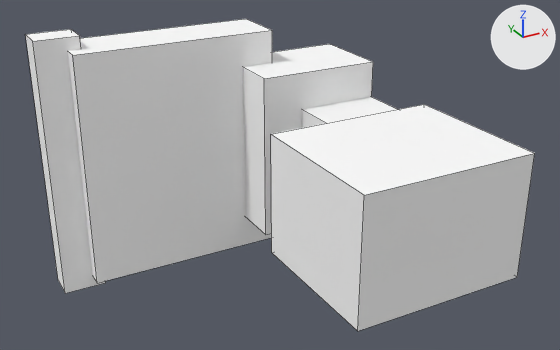
The OBJ model src/main/resources/assets/yuanxian/models/equipment/forging/bench_hoe_4.obj as it was, and as the next commit left it.
Before and after are seen from a 50 mm lens placed at (0.211, -1.055, 0.411), pointed at (0.515, -0.503, 0.135). The lights are fixed; the arrows at upper right show +X, +Y and +Z. The first picture is the older version. Mesh edges are drawn as thin lines. Where no turn or scale is listed for an object, it has been applied to the vertices. Vertices at exactly the same position are counted once.

The scene before the commit, as lines of its bpy script (objects in view):
```python
me_bench_hoe_4 = bpy.data.meshes.new('bench_hoe_4')
me_bench_hoe_4.from_pydata(...)  # 40 vertices, 30 faces; spans x 0.341..0.659, y -0.655..-0.345, z 0.0..0.25
# faces by material slot: [24, 6]
me_bench_hoe_4.materials.append(mat_m0)  # its picture is missing
me_bench_hoe_4.materials.append(mat_m1)  # its picture is missing
# before: 32 (0.341, -0.357, 0.0) at pixel (58, 280), 33 (0.341, -0.385, 0.0) at pixel (65, 293), 34 (0.341, -0.385, 0.25) at pixel (32, 41), 35 (0.341, -0.357, 0.25) at pixel (25, 34), 36 (0.381, -0.385, 0.0) at pixel (105, 282)
# before: 37 (0.381, -0.357, 0.0), 38 (0.381, -0.357, 0.25) at pixel (71, 29), 39 (0.381, -0.385, 0.25) at pixel (79, 35)
ob_bench_hoe_4 = bpy.data.objects.new('bench_hoe_4', me_bench_hoe_4)
ob_bench_hoe_4.location = (0.0, 0.0, 0.0)
```
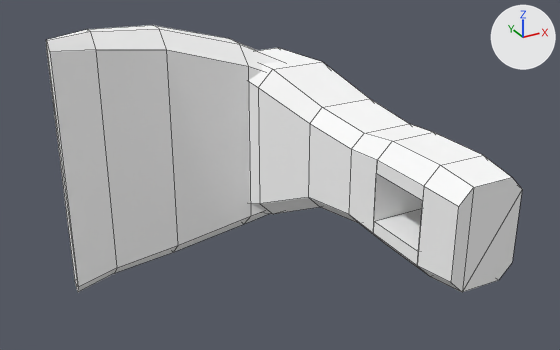
Pixel boxes [x1, y1, x2, y2] of what changed, in the pictures (560 x 350 px):
'bench_hoe_4', reshaped (7% narrower, 14% shorter): before [25, 19, 535, 331]; after [46, 25, 522, 292]
part 1 of me_bench_hoe_4, rebuilt (15% wider): before [68, 19, 272, 283]; after [46, 25, 281, 292]
part 2 of me_bench_hoe_4, added: after [248, 48, 522, 292]
part 3 of me_bench_hoe_4, deleted: before [243, 44, 535, 331]
part 4 of me_bench_hoe_4, deleted: before [25, 29, 106, 293]

The change in detail:
me_bench_hoe_4 is used by ob_bench_hoe_4; location (0.0, 0.0, 0.0).
Verts and faces of me_bench_hoe_4; kept vertices keep their numbers, new ones are numbered from 40.
me_bench_hoe_4 had 40 vertices, 30 faces and spanned x 0.341..0.659, y -0.655..-0.345, z 0.0..0.25.
me_bench_hoe_4 now has 104 vertices, 98 faces and spans x 0.352..0.648, y -0.664..-0.336, z 0.0..0.25.
me_bench_hoe_4 part 1: the loose piece of 8 vertices spanning x 0.369..0.562, y -0.401..-0.345, z 0.012..0.238 is rebuilt with 40 vertices and now spans x 0.352..0.588, y -0.422..-0.336, z 0.0..0.25.
me_bench_hoe_4 part 2: a new loose piece of 64 vertices spanning x 0.525..0.648, y -0.664..-0.374, z 0.038..0.212, in mat_m0 (its picture is missing).
Part 3, on me_bench_hoe_4:
24 vertices are removed from x 0.498..0.659, y -0.655..-0.365, z 0.044..0.206.
18 faces are deleted.
Part 4, on me_bench_hoe_4:
Vertices deleted: 32 to 39 (with the faces that use them).
